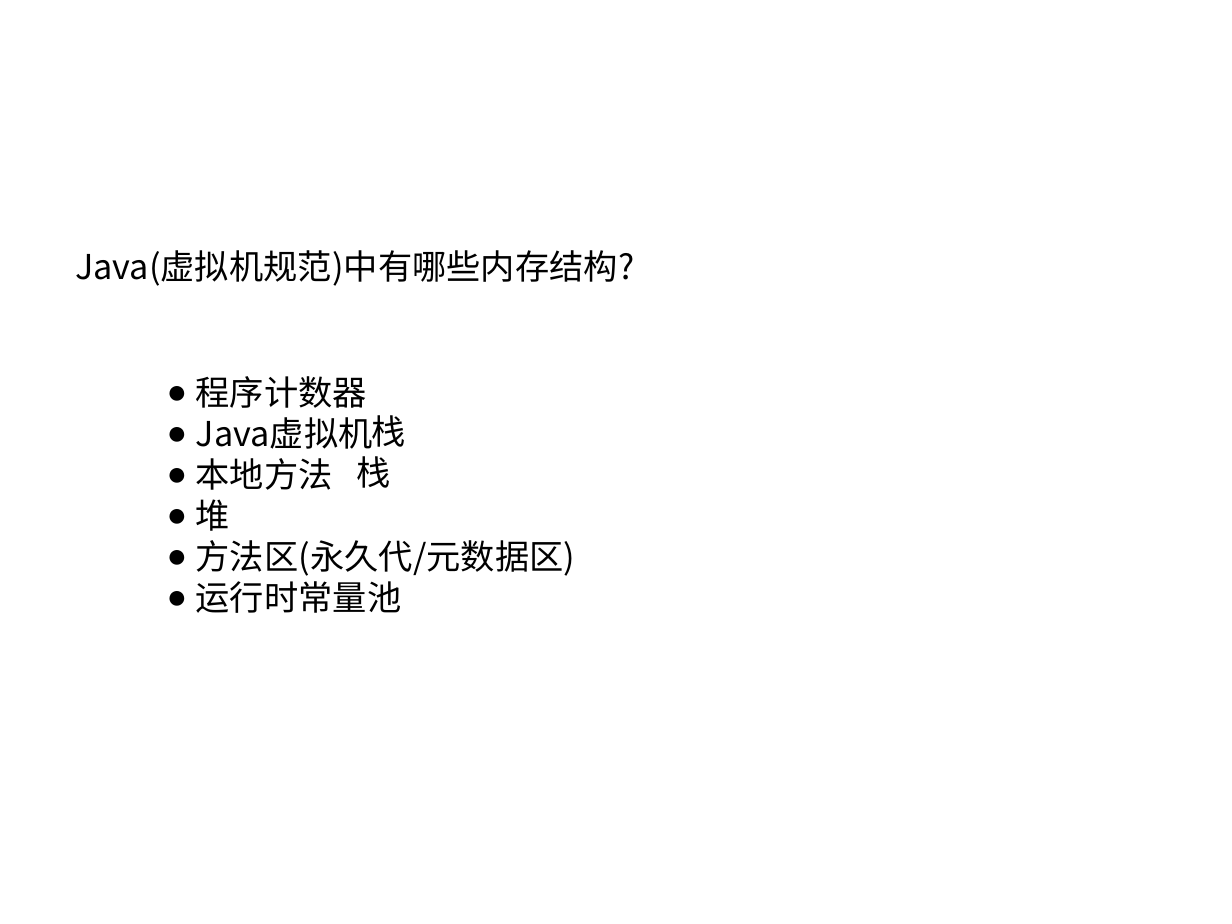
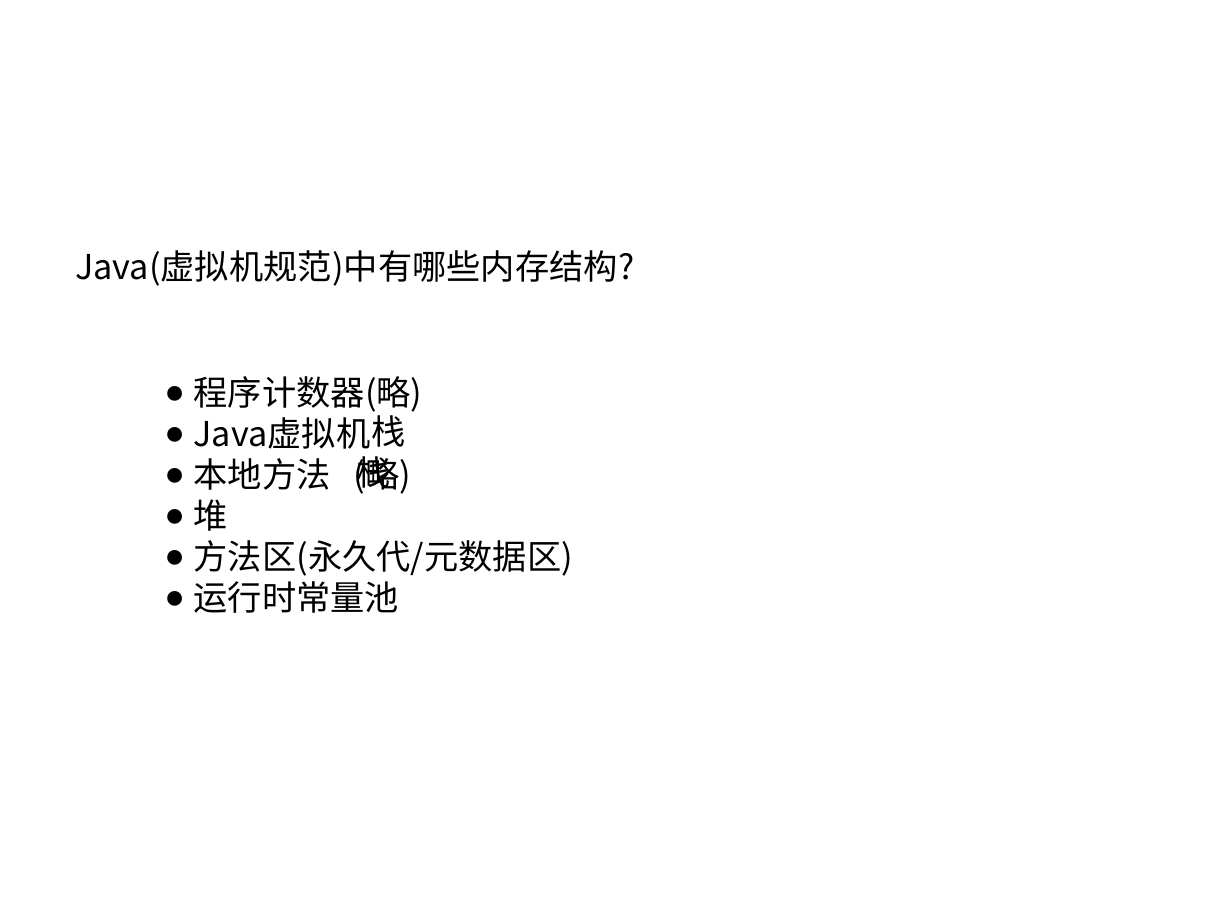
Before and after one commit to HeyFL/xmind, a slide deck: slide 6 of 分享 PPT/Java内存结构(Hotspot).ppt. Drawn at 1232x924 pixels with LibreOffice and Linux fonts; fonts in the diff are those of the drawing; background and template pictures are left out. Boxes give left, top, right and bottom in pixels: in the first picture for what was removed or moved away, otherwise in the second. Text is boxed around its words. In the diff, an @@ line names an element or a change of style, - is before the commit and + after.

Commit message:
内存结构分享PPT上传

```diff
--- a/分享 PPT/Java内存结构(Hotspot).ppt
+++ b/分享 PPT/Java内存结构(Hotspot).ppt
@@ text at <box>194,376,423,412</box>: text changed @@
-● 程序计数器
+● 程序计数器(略)
@@ text at <box>194,456,411,494</box>: text changed @@
-● 本地方法
+● 本地方法 (略)
```
Also in this commit, not shown: 1 other slide changed.
